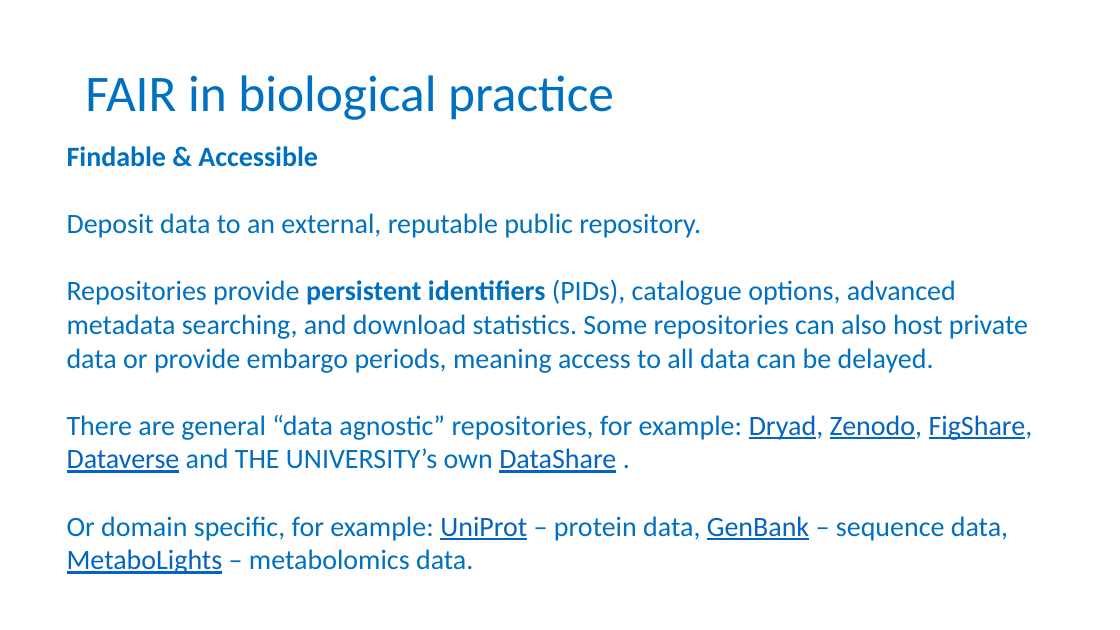
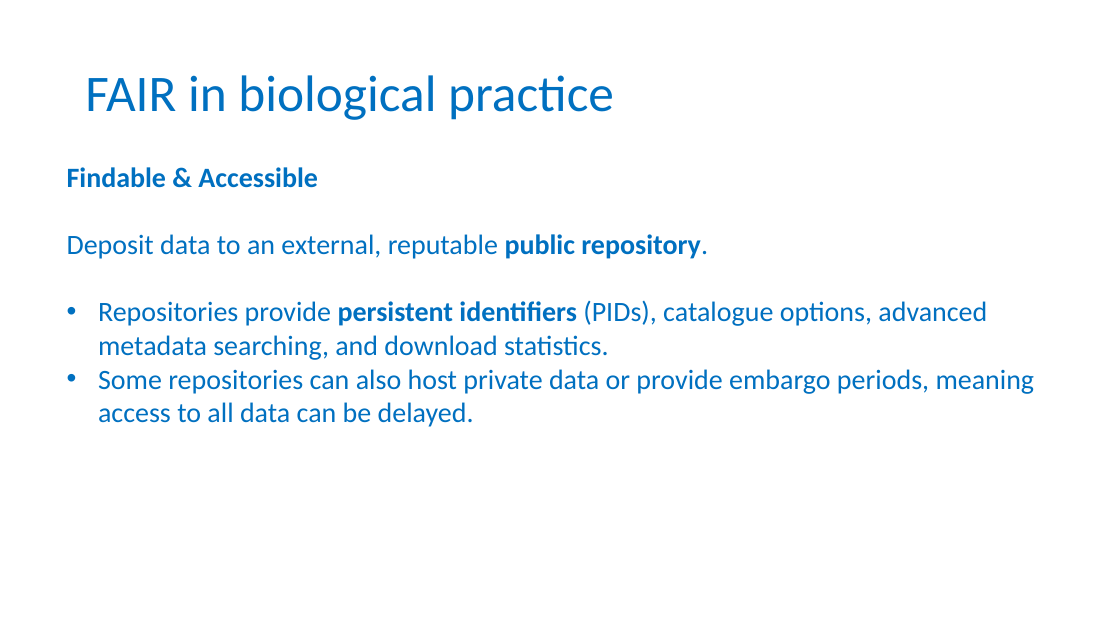
Before and after one commit to tobyhodges/probable-enigma, a slide deck: slide 10 of instructors/02-Being_FAIR.pptx. Drawn at 1120x630 pixels with LibreOffice and Linux fonts; fonts in the diff are those of the drawing; background and template pictures are left out. Boxes give left, top, right and bottom in pixels: in the first picture for what was removed or moved away, otherwise in the second. Text is boxed around its words. In the diff, an @@ line names an element or a change of style, - is before the commit and + after.

Commit message:
updated being FAIR exercise

```diff
--- a/instructors/02-Being_FAIR.pptx
+++ b/instructors/02-Being_FAIR.pptx
@@ text "Findable & Accessible": place and size @@
-text "Findable & Accessible" at (67, 146, 1033, 574)
+text "Findable & Accessible" at (67, 167, 1035, 427)
@@ text at (67, 234, 708, 259): bold on in "public repository." @@
@@ text at (98, 300, 1035, 427): text changed @@
-Repositories provide persistent identifiers (PIDs), catalogue options, advanced metadata searching, and download statistics. Some repositories can also host private data or provide embargo periods, meaning access to all data can be delayed.
-There are general “data agnostic” repositories, for example: Dryad, Zenodo, FigShare, Dataverse and THE UNIVERSITY’s own DataShare .
-Or domain specific, for example: UniProt – protein data, GenBank – sequence data, MetaboLights – metabolomics data.
+• Repositories provide persistent identifiers (PIDs), catalogue options, advanced metadata searching, and download statistics.
+• Some repositories can also host private data or provide embargo periods, meaning access to all data can be delayed.
```
Also in this commit, not shown: 3 other slides changed.
